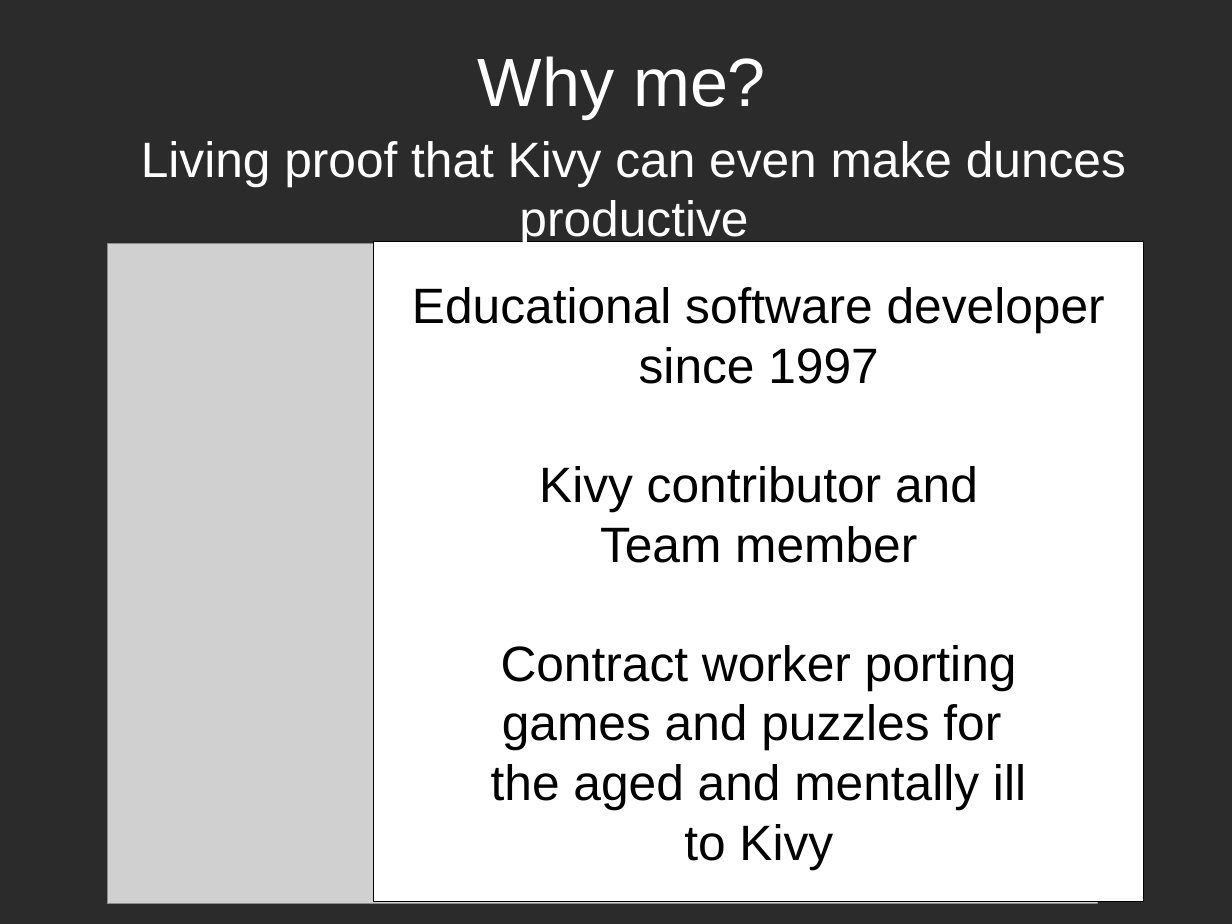
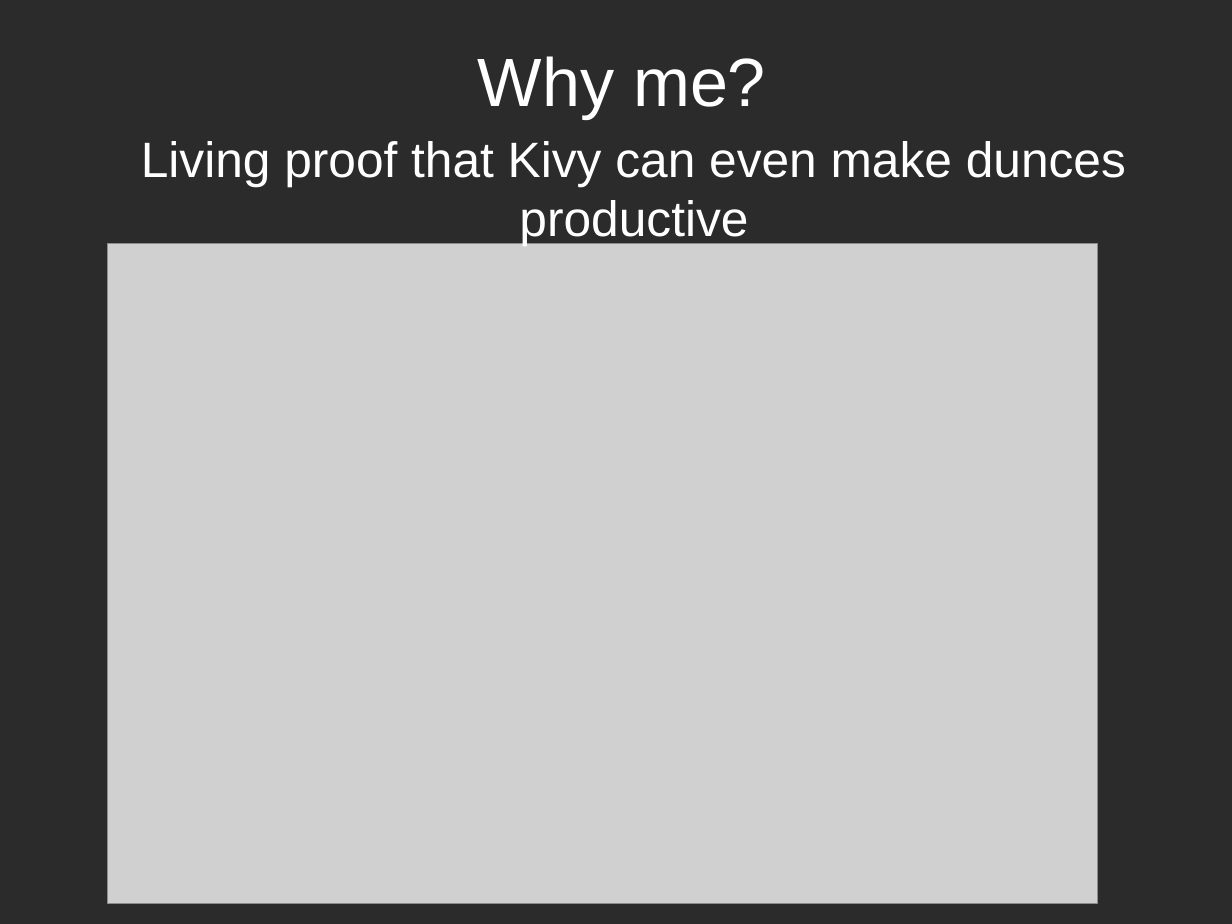
Before and after one commit to Zen-CODE/kivybits, a slide deck: slide 4 of PyCon/ZA 2015/PyCon.odp. Drawn at 1232x924 pixels with LibreOffice and Linux fonts; fonts in the diff are those of the drawing; grey boxes stand for pictures; background and template pictures are left out; a plain dark background stands for a picture behind light text. Boxes give left, top, right and bottom in pixels: in the first picture for what was removed or moved away, otherwise in the second. Text is boxed around its words. In the diff, an @@ line names an element or a change of style, - is before the commit and + after.

Commit message:
New changes

```diff
--- a/PyCon/ZA 2015/PyCon.odp
+++ b/PyCon/ZA 2015/PyCon.odp
@@ rectangle removed at (375,243,1145,903) @@
-Educational software developer
-since 1997
-Kivy contributor and
-Team member
-Contract worker porting
-games and puzzles for
-the aged and mentally ill
-to Kivy
```
Also in this commit, not shown: 2 other slides changed, 1 slide added.
